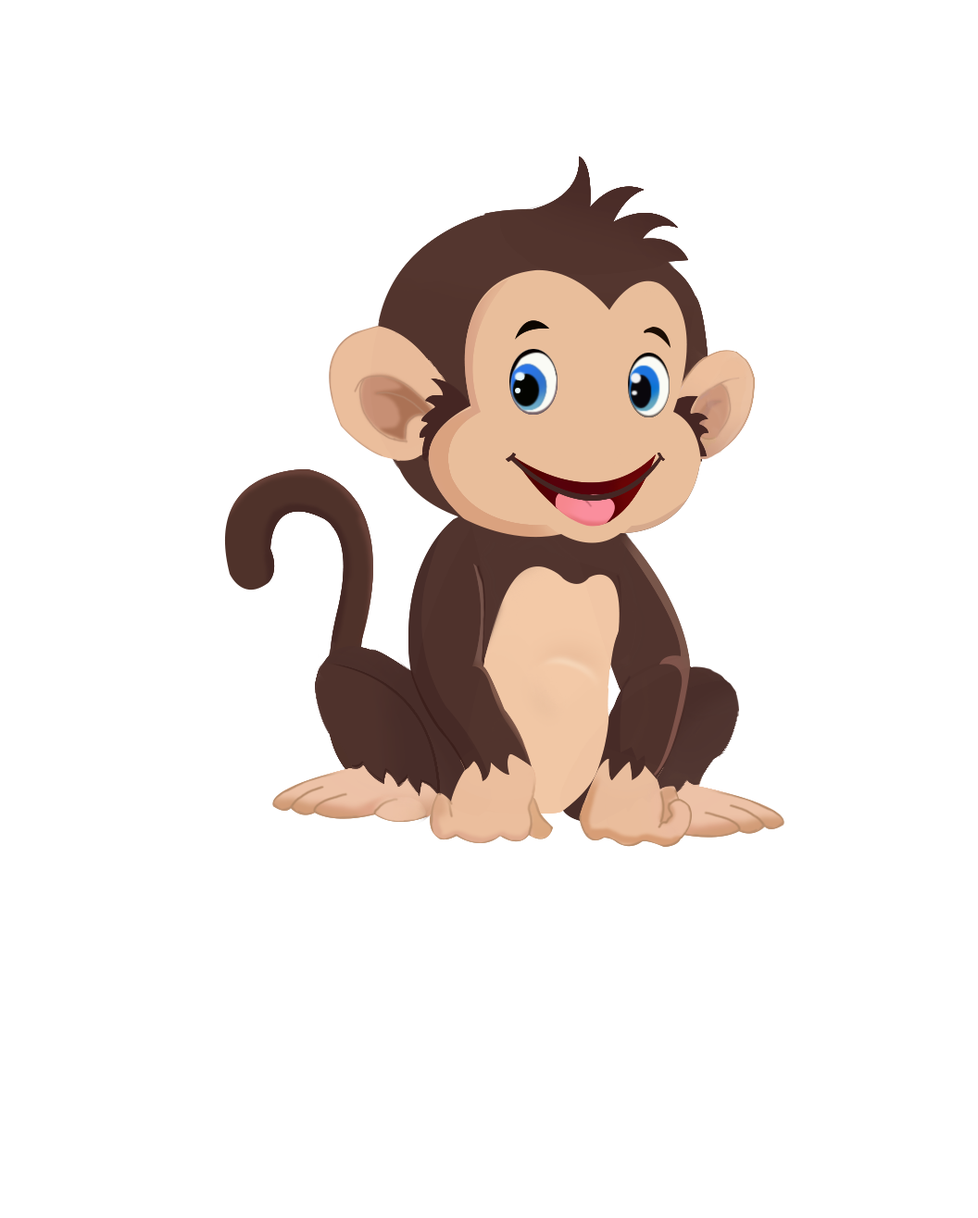
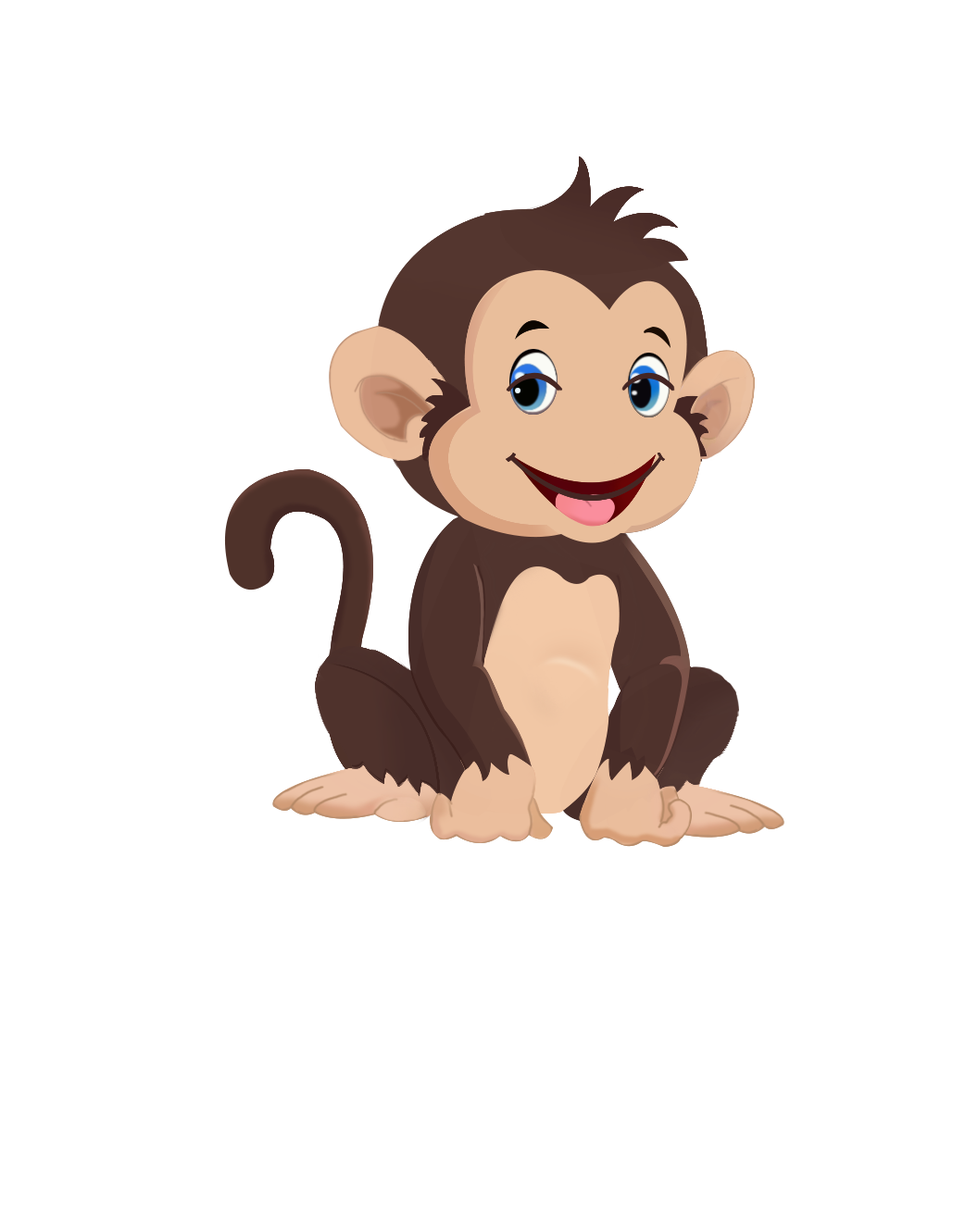
Before/after of a 978 × 1218 layered artwork. What changed in the layer stack:
showed "mắt_nhắm_phải" over [621, 372, 675, 392]
showed "mắt_nhắm_trái" over [505, 372, 563, 392]
